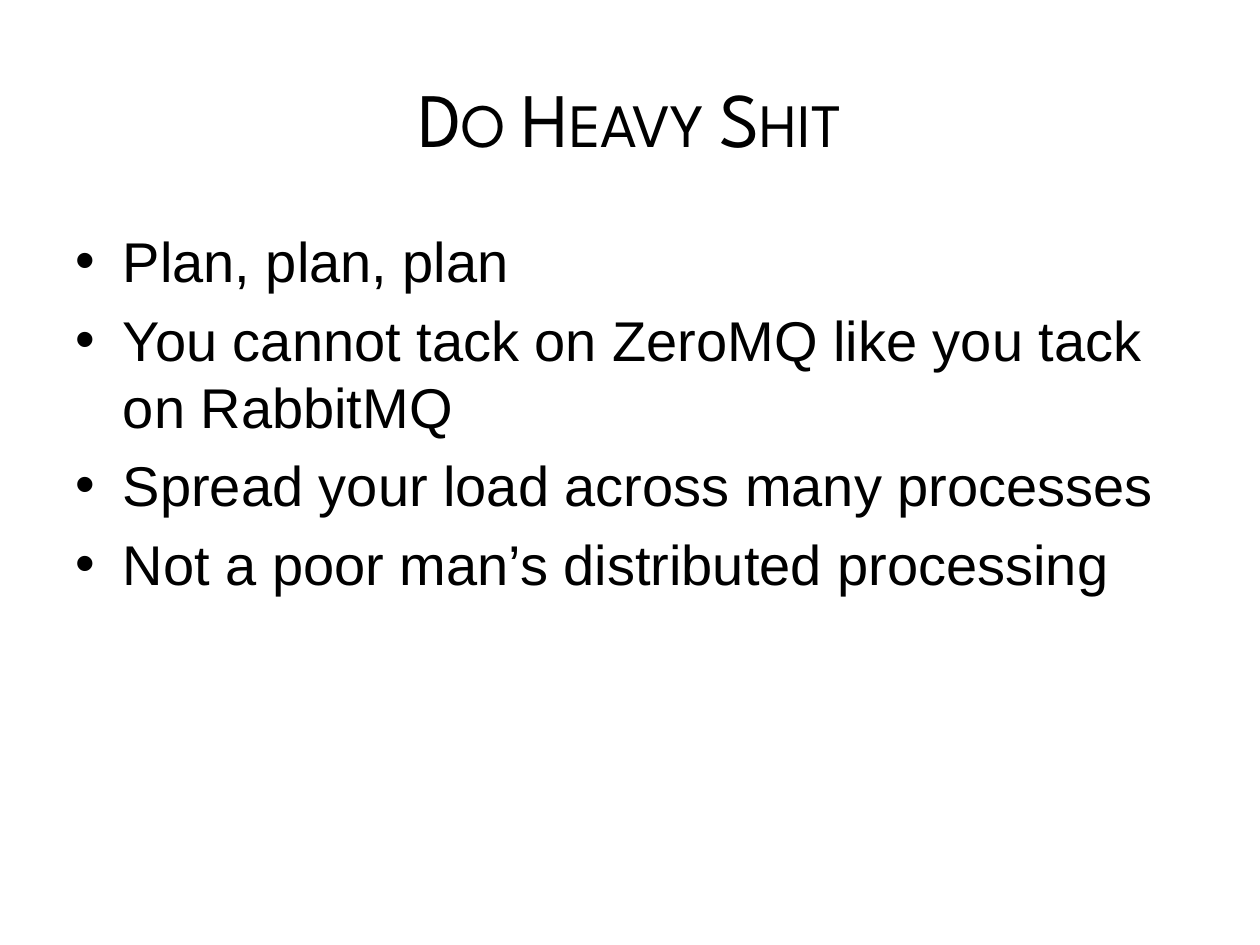
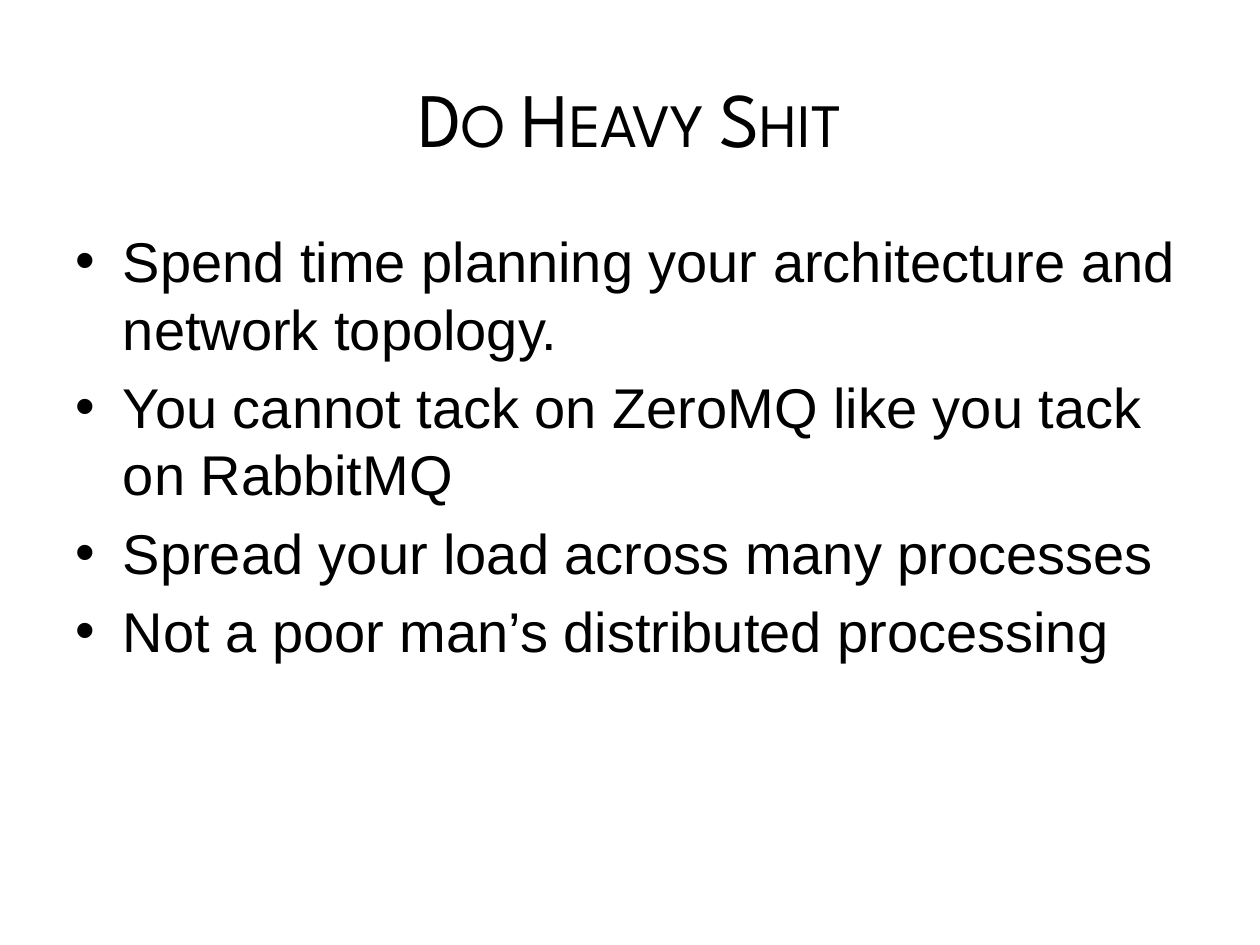
Before and after one commit to chewxy/SyPyOct2012, a slide deck: slide 19 of ZeroMQ.pptx. Drawn at 1260x945 pixels with LibreOffice and Linux fonts; fonts in the diff are those of the drawing. Boxes give left, top, right and bottom in pixels: in the first picture for what was removed or moved away, otherwise in the second. Text is boxed around its words. In the diff, an @@ line names an element or a change of style, - is before the commit and + after.

```diff
--- a/ZeroMQ.pptx
+++ b/ZeroMQ.pptx
@@ text at (123, 241, 1174, 360): text changed @@
-• Plan, plan, plan
+• Spend time planning your architecture and network topology.
```
Also in this commit, not shown: 3 other slides changed, 1 slide added, 1 slide removed, 1 other file.
